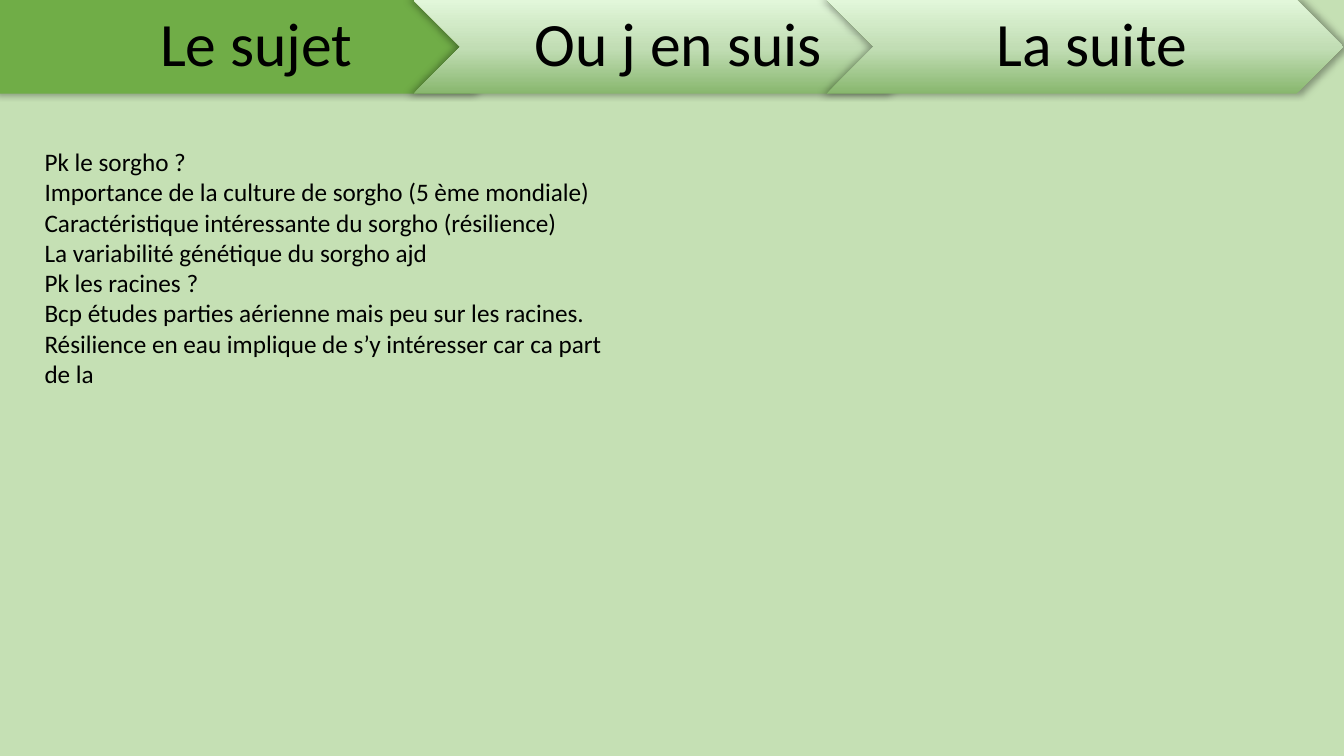
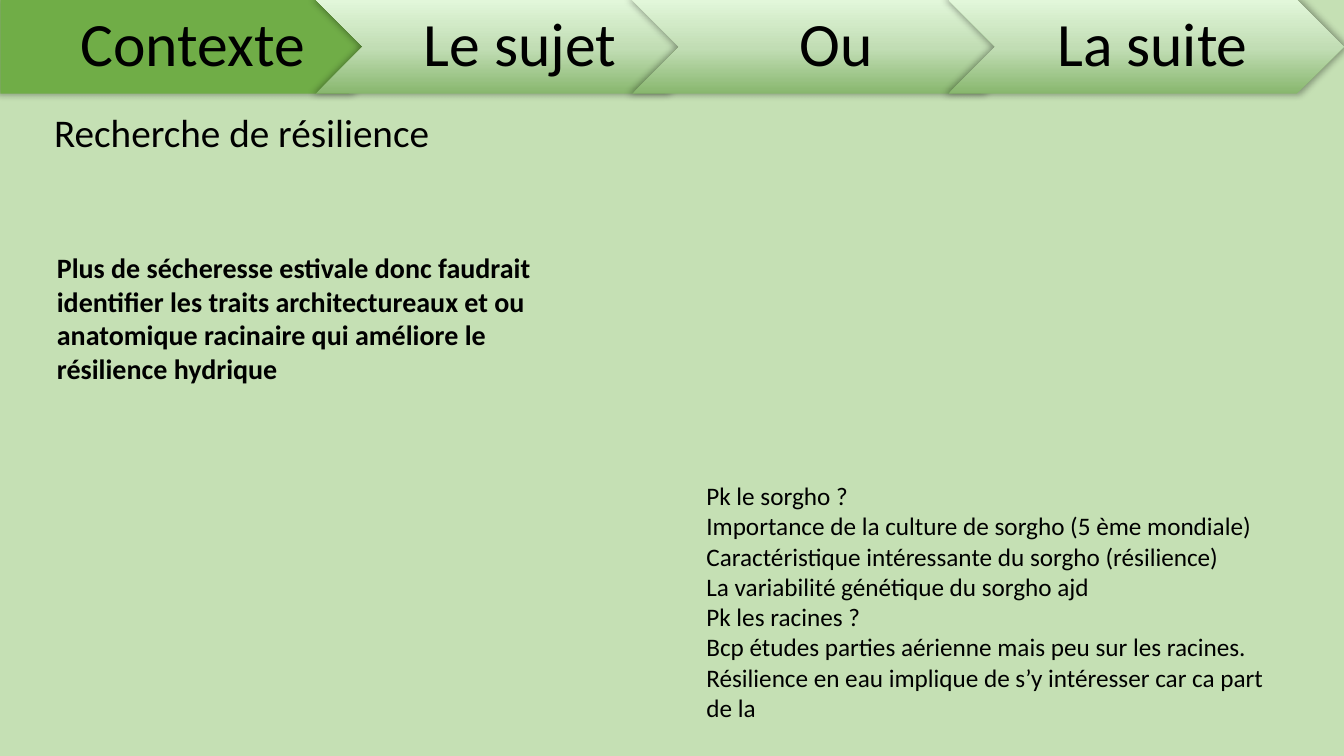
Before and after one commit to ndegives/LBIRA2200-memoire, a slide deck: slide 2 of Séminaire .pptx. Drawn at 1344x756 pixels with LibreOffice and Linux fonts; fonts in the diff are those of the drawing. Boxes give left, top, right and bottom in pixels: in the first picture for what was removed or moved away, otherwise in the second. Text is boxed around its words. In the diff, an @@ line names an element or a change of style, - is before the commit and + after.

```diff
--- a/Séminaire .pptx
+++ b/Séminaire .pptx
@@ pentagon arrow: place and size @@
-pentagon arrow at <box>0,0,516,94</box>
+pentagon arrow at <box>0,0,395,94</box>
@@ text added at <box>80,26,304,67</box>, 44 pt, text #000000 @@
+Contexte
@@ chevron: place and size @@
-chevron at <box>413,0,930,94</box>
+chevron at <box>317,0,712,94</box>
@@ text "Le sujet": place and size @@
-text "Le sujet" at <box>160,23,352,77</box>
+text "Le sujet" at <box>424,23,616,77</box>
@@ text removed at <box>535,15,822,77</box> @@
-Ou j en suis
@@ chevron added at <box>632,0,1027,94</box>, fill gradient #88B76F to #C1DEB5 to #E3F7DB @@
@@ text added at <box>800,26,873,67</box>, 44 pt, text #000000 @@
+Ou
@@ chevron: place and size @@
-chevron at <box>827,0,1343,94</box>
+chevron at <box>949,0,1344,94</box>
@@ text "La suite": place and size @@
-text "La suite" at <box>996,23,1187,67</box>
+text "La suite" at <box>1057,23,1247,67</box>
@@ title added at <box>54,119,429,148</box>, 28 pt, text #000000 @@
+Recherche de résilience
@@ text added at <box>57,258,530,384</box>, 20 pt, text #000000, bold @@
+Plus de sécheresse estivale donc faudrait identifier les traits architectureaux et ou anatomique racinaire qui améliore le résilience hydrique
@@ text "Pk le sorgho ?": place and size @@
-text "Pk le sorgho ?" at <box>45,153,601,383</box>
+text "Pk le sorgho ?" at <box>706,487,1262,717</box>
```
Also in this commit, not shown: 3 other slides changed, 3 slides added.
